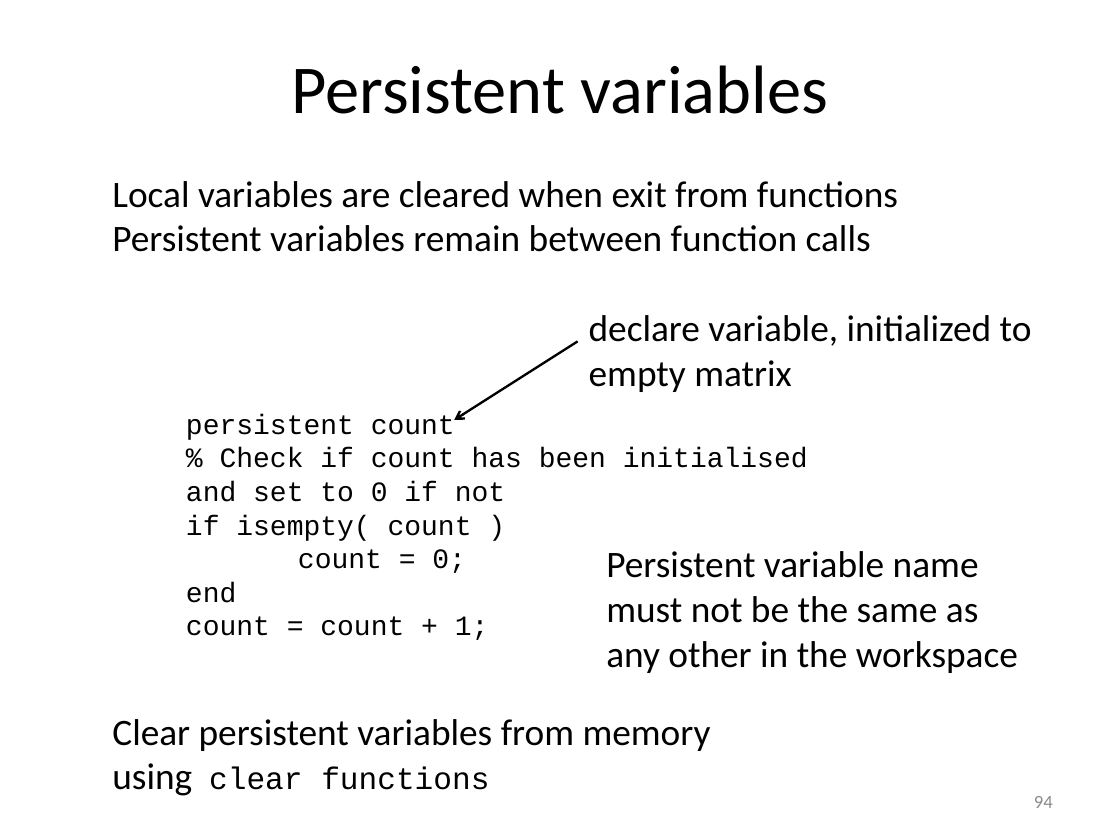
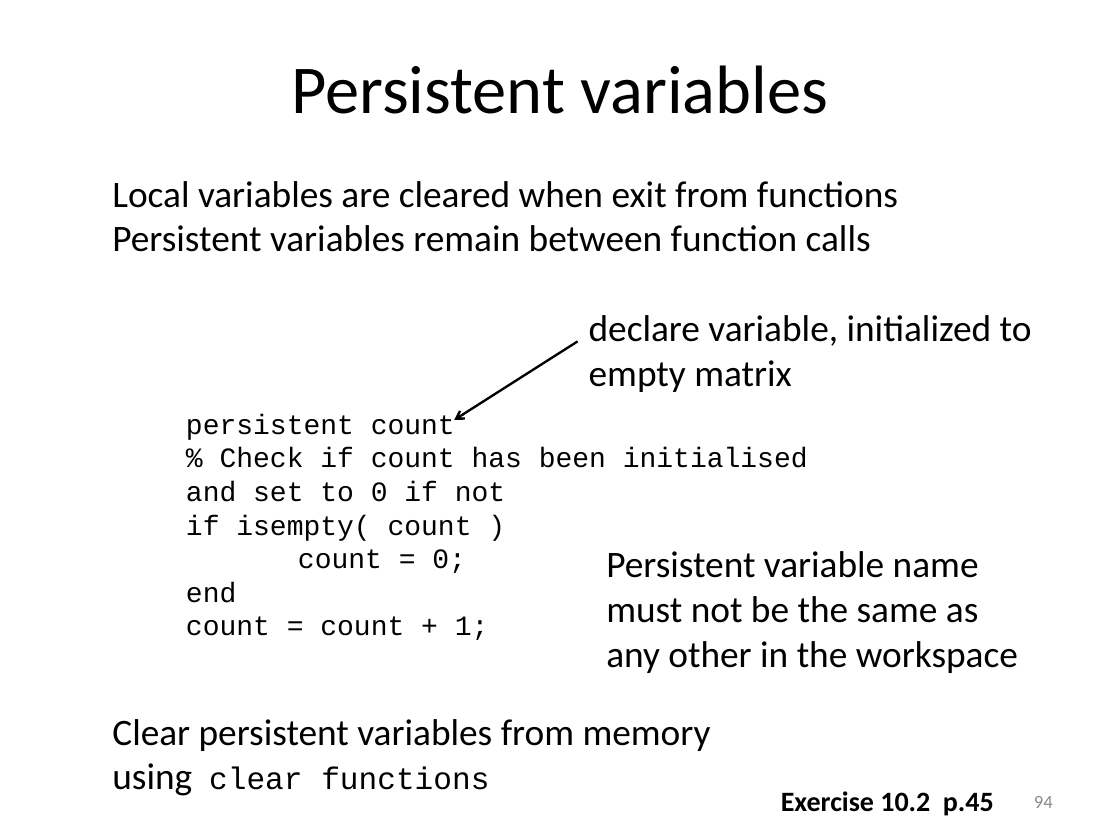
Before and after one commit to louisepb/MatlabBasicCourse, a slide deck: slide 94 of Introduction to MATLAB for Engineers.pptx. Drawn at 1120x840 pixels with LibreOffice and Linux fonts; fonts in the diff are those of the drawing. Boxes give left, top, right and bottom in pixels: in the first picture for what was removed or moved away, otherwise in the second. Text is boxed around its words. In the diff, an @@ line names an element or a change of style, - is before the commit and + after.

Commit message:
Added exercise refs to slides

```diff
--- a/Introduction to MATLAB for Engineers.pptx
+++ b/Introduction to MATLAB for Engineers.pptx
@@ text added at (781,791,994,816), 18 pt, text #000000, bold @@
+Exercise 10.2 p.45
```
Also in this commit, not shown: 19 other slides changed, 2 slides removed.
